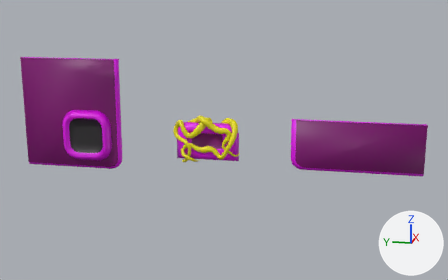
The FBX model Assets/Models/UI.fbx: old version first, new version second.
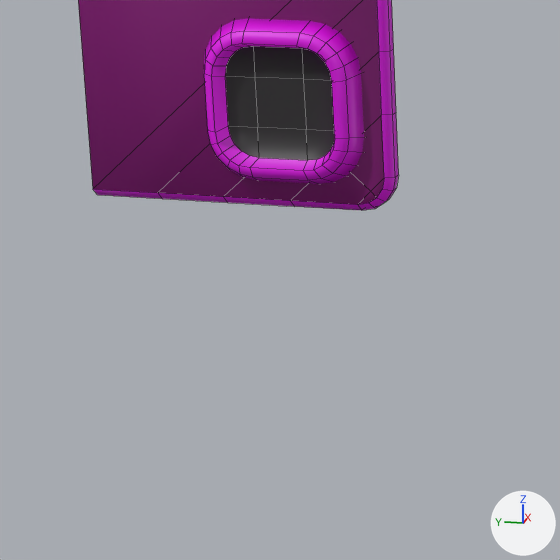
Old and new are each drawn whole from a camera (50 mm lens) standing at (-49.97, -11.6, 12.77) and looking at (0.95, -1.42, 0.04) and again close up on the part from 0% to 38% of the width and 37% to 99% of the height. Every picture has the same lights, and +X, +Y and +Z are marked at lower right. The close-ups show mesh edges as thin lines.

Before the edit, the objects in view are built like this:
```python
me_cube_002 = bpy.data.meshes.new('Cube.002')
me_cube_002.from_pydata(...)  # 149 vertices, 122 faces; spans x -0.27..0.93, y -3.05..5.89, z -3.05..6.78
# faces by material slot: [102, 11, 9]
me_cube_002.materials.append(mat_purple)  # pink #e000e7
me_cube_002.materials.append(mat_deeppurple)  # dark purple #7c006e
me_cube_002.materials.append(mat_map)  # black #2e2e2e
ob_map = bpy.data.objects.new('Map', me_cube_002)
ob_map.location = (0.0, 10.9, 0.0)
```
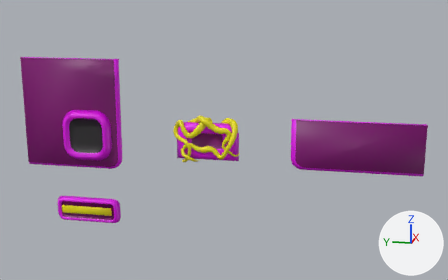
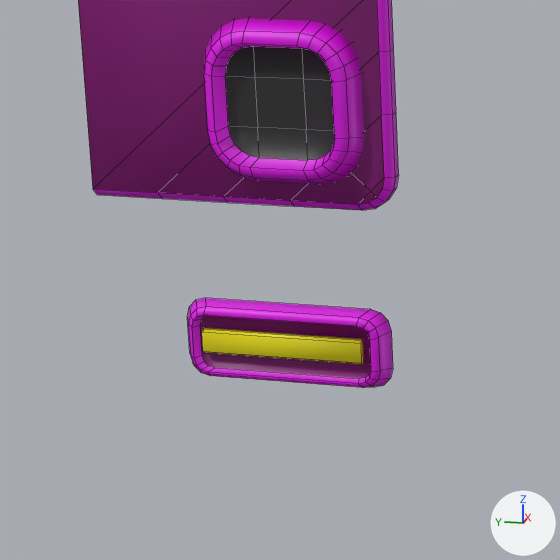
Commit message: Add health bar.

Boxes [x1, y1, x2, y2] around the edits, measured in the close-ups (560 x 560 px):
'HealthBG', added (pink): after [187, 298, 393, 387]
    faces in mat_purple (pink #e000e7): [187, 298, 393, 387]
    faces in mat_deeppurple (dark purple #7c006e): [200, 315, 371, 379]
'Health', added (yellow): after [202, 328, 364, 364]

Edits to the bpy script that builds the scene:
```text
Add me_cube:
    me_cube.from_pydata(...)  # 64 vertices, 50 faces; spans x 0.03..0.6, y -3.06..3.06, z -1.15..1.15
    # faces by material slot: [49, 1]
    me_cube.materials.append(mat_purple)  # pink #e000e7
    me_cube.materials.append(mat_deeppurple)  # dark purple #7c006e
Add me_cube_004:
    me_cube_004.from_pydata([(-0.08, 0.03, -0.36), (-0.08, 0.03, 0.36), (-0.08, -4.71, -0.36), (-0.08, -4.71, 0.36), (-0.22, 0.03, -0.29), (-0.16, 0.03, -0.36), (-0.16, 0.03, 0.36), (-0.22, 0.03, 0.29), (-0.16, -4.71, -0.36), (-0.22, -4.71, -0.29), (-0.22, -4.71, 0.29), (-0.16, -4.71, 0.36)], [], [(0, 1, 6, 7, 4, 5), (2, 3, 1, 0), (3, 11, 6, 1), (4, 7, 10, 9), (8, 9, 10, 11, 3, 2), (8, 5, 4, 9), (6, 11, 10, 7), (8, 2, 0, 5)])
    me_cube_004.materials.append(mat_root)  # yellow #e7dc00
Add ob_healthbg:
    ob_healthbg = bpy.data.objects.new('HealthBG', me_cube)
    ob_healthbg.location = (-0.14, 11.12, -6.98)
Add ob_health:
    ob_health = bpy.data.objects.new('Health', me_cube_004)
    ob_health.location = (0.16, 13.47, -6.94)
```
